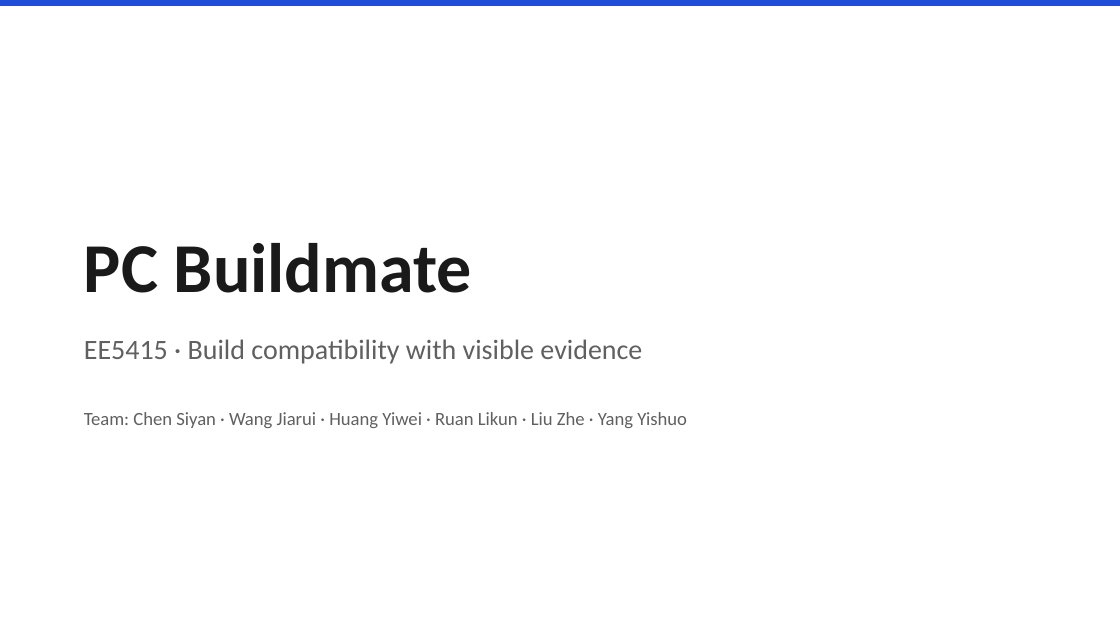
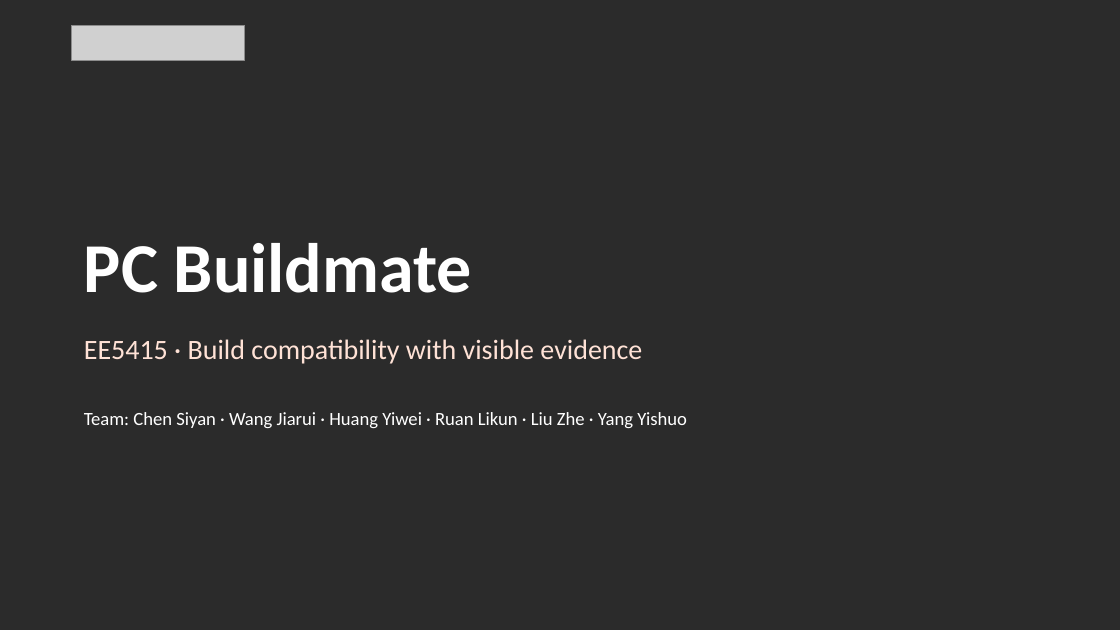
Before and after one commit to pc-buildmate/pcbuildmate, a slide deck: slide 1 of materials/source/Defense_Deck.pptx. Drawn at 1120x630 pixels with LibreOffice and Linux fonts; fonts in the diff are those of the drawing; grey boxes stand for pictures; background and template pictures are left out; a plain dark background stands for a picture behind light text. Boxes give left, top, right and bottom in pixels: in the first picture for what was removed or moved away, otherwise in the second. Text is boxed around its words. In the diff, an @@ line names an element or a change of style, - is before the commit and + after.

```diff
--- a/materials/source/Defense_Deck.pptx
+++ b/materials/source/Defense_Deck.pptx
@@ background #FFFFFF to picture (left out) @@
@@ rectangle removed at (0,0,1120,6) @@
@@ picture added at (71,25,245,60) @@
@@ text "PC Buildmate" at (84,243,472,293): text colour #1A1A1A to #FFFFFF @@
@@ text "EE5415 · Build compatibility with ..." at (84,339,642,364): text colour #606060 to #FFE2D6 @@
@@ text "Team: Chen Siyan · Wang ..." at (84,412,687,428): text colour #606060 to #FFFFFF @@
```
Also in this commit, not shown: 29 other slides changed.
